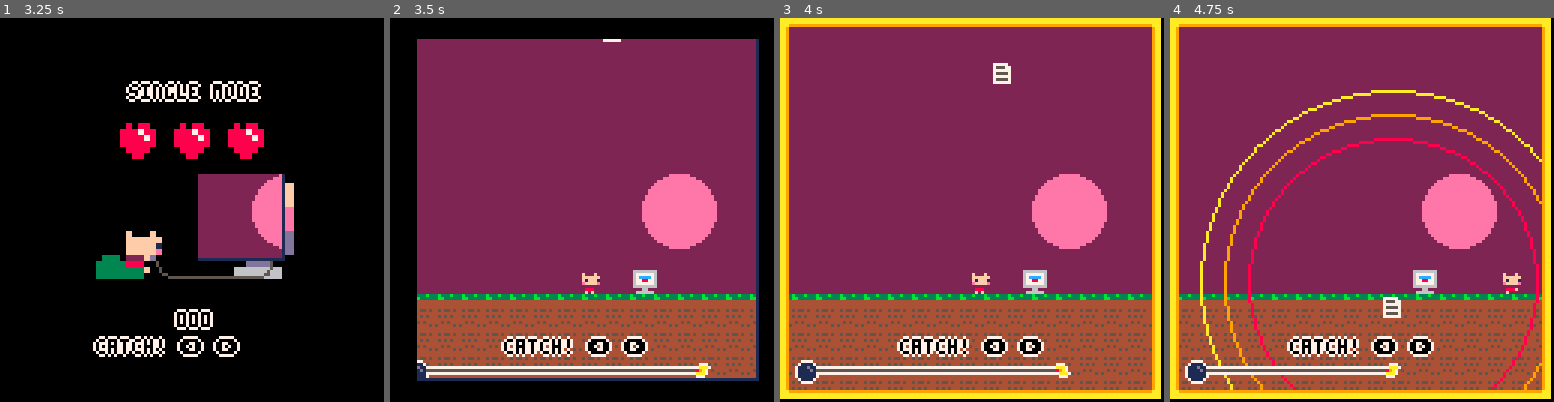
Above: before the commit, frames 1-4 (left to right).
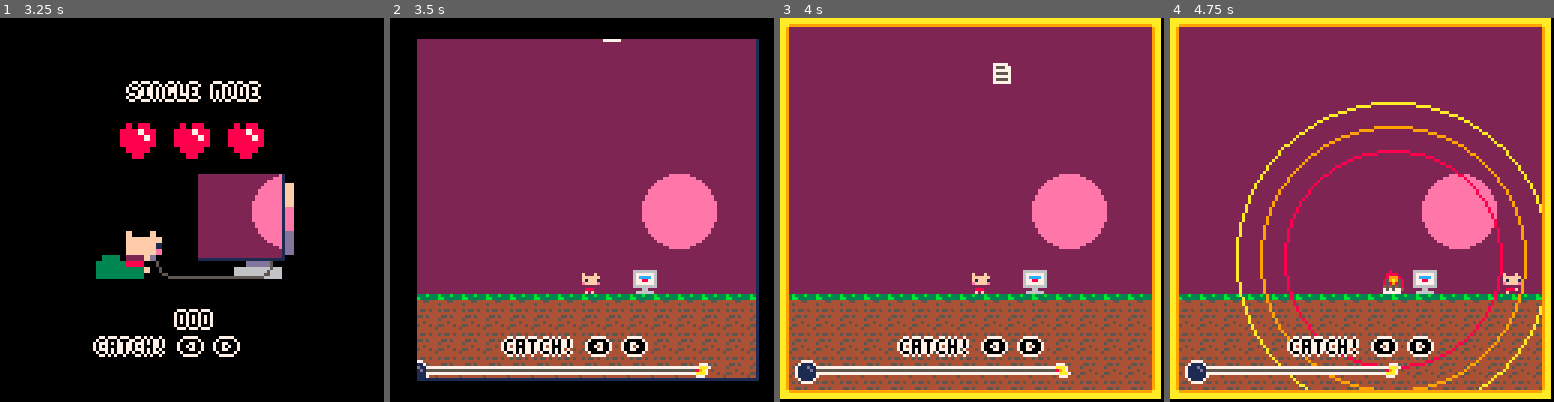
Above: after the commit, the same moments.

Repository: Kirais/PhDWare
Game: PICO-8 cartridge catch_phd_hat.p8
The game is run twice, just before and just after one commit, with the same random seed, the same clock (stepped at 60 frames per second) and the same inputs.
Inputs:
- Up to frame 1 (3.25 s): tap O (Z key) at 0.7, 1.7, 2.1, 2.5, 2.9 s; hold Right 1.6-2.1 s; hold Right 2.47-3.03 s; hold Left from 3.08 s (still down)
- Up to frame 2 (3.5 s): keep holding Left; tap O (Z key) at 3.3 s
- Up to frame 3 (4 s): release Left at 3.58 s; tap O (Z key) at 3.7 s
- Up to frame 4 (4.75 s): hold Right 4.02-4.68 s; tap O (Z key) at 4.1, 4.5 s

Frame 1 is identical in both runs. In frame 2, 1.7% of the frame differs, in the area x 7-96%, y 73-94%; in frame 3, 2.1%; in frame 4, 9.4%, in the area x 2-97%, y 18-97%.

Commit message:
add burning paper animation

Diff:
--- a/catch_phd_hat.p8
+++ b/catch_phd_hat.p8
@@ -37,7 +37,7 @@
 
  -- paper
  paper = {
-  spr=8,
+  spr=32,
   active=true,
  	x=5+rnd(115),
  	y=0,
@@ -45,7 +45,8 @@
  	count=0,
  	ground=false,
  	grab=false,
- 	target=1+difficulty/5
+ 	target=1+difficulty/5,
+ 	frame = 33
  }
 
  -- player
@@ -64,12 +65,6 @@
   spr=9,
   x=10+rnd(110),
   y=floor
- }
-
- -- net
- net = {
-  x=56,
-  y=58
  }
 
 end
@@ -107,6 +102,7 @@
   end
  end
 
+ paper.frame = paper.spr+1+flr(2*(2*t%1))
  --[[
   use transition_done to check
   for on-screen collisions etc;
@@ -187,11 +183,6 @@
    submitted = true
    status = "won"
    sfx(3)
-
-   -- also some secrets for that picoware flair
-   if(hmm) net.y -= 1
-   if(bye) net.x += 1
-
   end
  end
 end
@@ -221,9 +212,9 @@
  local mx=mt%8 -- spr size
 
  for x=0,16 do
-  spr(33, x*8-mx, 128-5*8)
+  spr(1, x*8-mx, 128-5*8)
   for y=1,4 do
-   spr(32, x*8-mx, 128-y*8)
+   spr(0, x*8-mx, 128-y*8)
   end
  end
 
@@ -232,7 +223,11 @@
 
  --paper
  if paper.active then
-  spr(paper.spr,paper.x,paper.y)
+  if paper.ground then
+   spr(paper.frame,paper.x,paper.y)
+  else
+   spr(paper.spr,paper.x,paper.y)
+  end
  end
 
  --player
@@ -265,8 +260,8 @@
   paper.y+=paper.vy
  end
 
- if paper.y >= 92 then
-  paper.y=92
+ if paper.y >= floor then
+  paper.y=floor
   paper.vy=0
   paper.ground=true
  end
@@ -667,14 +662,14 @@
 
 
 __gfx__
-c66666660770077000000000000000000f000f000f000f0000000000000550000000000066666666000000000000000000000000000000000000000000000000
-1cccccc6688888870f000f000f000f000ffffff00ffffff00f000f00055005500777770067777776000000000000000000000000000000000000000000000000
-1cccccc6688888870ffffff00ffffff00f1fff100f1fff100ffffff0550000550755577067cccc76000000000000000000000000000000000000000000000000
-1cccccc6088888800f1fff100f1fff100effffe00effffe00f1fff10500005500777777067788776000000000000000000000000000000000000000000000000
-1cccccc6088888800effffe00effffe000222000002220000effffe0050055050755557067777776000000000000000000000000000000000000000000000000
-1cccccc668888887002220000022200000888f000f88800000222000065506050777777066666666000000000000000000000000000000000000000000000000
-1cccccc6688888870088800000888f000f00000000000f000f888000060006000755557000066000000000000000000000000000000000000000000000000000
-1111111c0660066000f0f00000f0000000000000000000000000f000066666000777777006666660000000000000000000000000000000000000000000000000
+444444440000000000000000000000000f000f000f000f0000000000000000000000000066666666000000000000000000000000000000000000000000000000
+45455454000000000f000f000f000f000ffffff00ffffff00f000f00000000000000000067777776000000000000000000000000000000000000000000000000
+44444444000000000ffffff00ffffff00f1fff100f1fff100ffffff0000000000000000067cccc76000000000000000000000000000000000000000000000000
+44554544000000000f1fff100f1fff100effffe00effffe00f1fff10000000000000000067788776000000000000000000000000000000000000000000000000
+454444443b333b330effffe00effffe000222000002220000effffe0000000000000000067777776000000000000000000000000000000000000000000000000
+444454443bb33333002220000022200000888f000f88800000222000000000000000000066666666000000000000000000000000000000000000000000000000
+45544454444455440088800000888f000f00000000000f000f888000000000000000000000066000000000000000000000000000000000000000000000000000
+544444444544444400f0f00000f0000000000000000000000000f000000000000000000006666660000000000000000000000000000000000000000000000000
 0f0000f00f0000f000000000000000000f0000f00f0000f00000000000000000000000000f0000f00f0000f00000000000000000000000000000000000000000
 0f1ff1f00ffffff00f0000f00f0000f00ffffff00ffffff00f0000f00f0000f00f0000f00ffffff00ffffff00f0000f000000000000000000000000000000000
 0effffe00f1ff1f00ffffff00ffffff00f1ff1f00f1ff1f00ffffff00ffffff00ffffff00ffffff00ffffff00ffffff000000000000000000000000000000000
@@ -683,14 +678,14 @@
 0022220000222200002222000022220000888f00008888000022220000222200002222000088880000888f000022220000000000000000000000000000000000
 00888800008888000088880000888f0000f0000000000f0000888800008888000088880000000f0000f0000000888f0000000000000000000000000000000000
 00f00f0000f00f0000f00f0000f00000000000000000000000000f0000f00f0000000f00000000000000000000f0000000000000000000000000000000000000
-44444444000000000000000000000000000000000000000000000000000000000000000000000000000000000000000000000000000000000000000000000000
-45455454000000000000000000000000000000000000000000000000000000000000000000000000000000000000000000000000000000000000000000000000
-44444444000000000000000000000000000000000000000000000000000000000000000000000000000000000000000000000000000000000000000000000000
-45454544000000000000000000000000000000000000000000000000000000000000000000000000000000000000000000000000000000000000000000000000
-444444443b333b330000000000000000000000000000000000000000000000000000000000000000000000000000000000000000000000000000000000000000
-445454443bb333330000000000000000000000000000000000000000000000000000000000000000000000000000000000000000000000000000000000000000
-54444454444444440000000000000000000000000000000000000000000000000000000000000000000000000000000000000000000000000000000000000000
-44444444444444440000000000000000000000000000000000000000000000000000000000000000000000000000000000000000000000000000000000000000
+00000000000800000000080000000000000000000000000000000000000000000000000000000000000000000000000000000000000000000000000000000000
+07777700008888000008888000000000000000000000000000000000000000000000000000000000000000000000000000000000000000000000000000000000
+07555770008999800089998000000000000000000000000000000000000000000000000000000000000000000000000000000000000000000000000000000000
+077777700859a9580859a95800000000000000000000000000000000000000000000000000000000000000000000000000000000000000000000000000000000
+07555570085898580858985800000000000000000000000000000000000000000000000000000000000000000000000000000000000000000000000000000000
+07777770045454580454545800000000000000000000000000000000000000000000000000000000000000000000000000000000000000000000000000000000
+07555570075757740757577400000000000000000000000000000000000000000000000000000000000000000000000000000000000000000000000000000000
+07777770077777700777777000000000000000000000000000000000000000000000000000000000000000000000000000000000000000000000000000000000
 00000000000000000000000000000000000000000000000000000000000000000000000000000000000000000000000000000000000000000000000000000000
 00000000000000000000000000000000000000000000000000000000000000000000000000000000000000000000000000000000000000000000000000000000
 00000000000000000000000000000000000000000000000000000000000000000000000000000000000000000000000000000000000000000000000000000000
